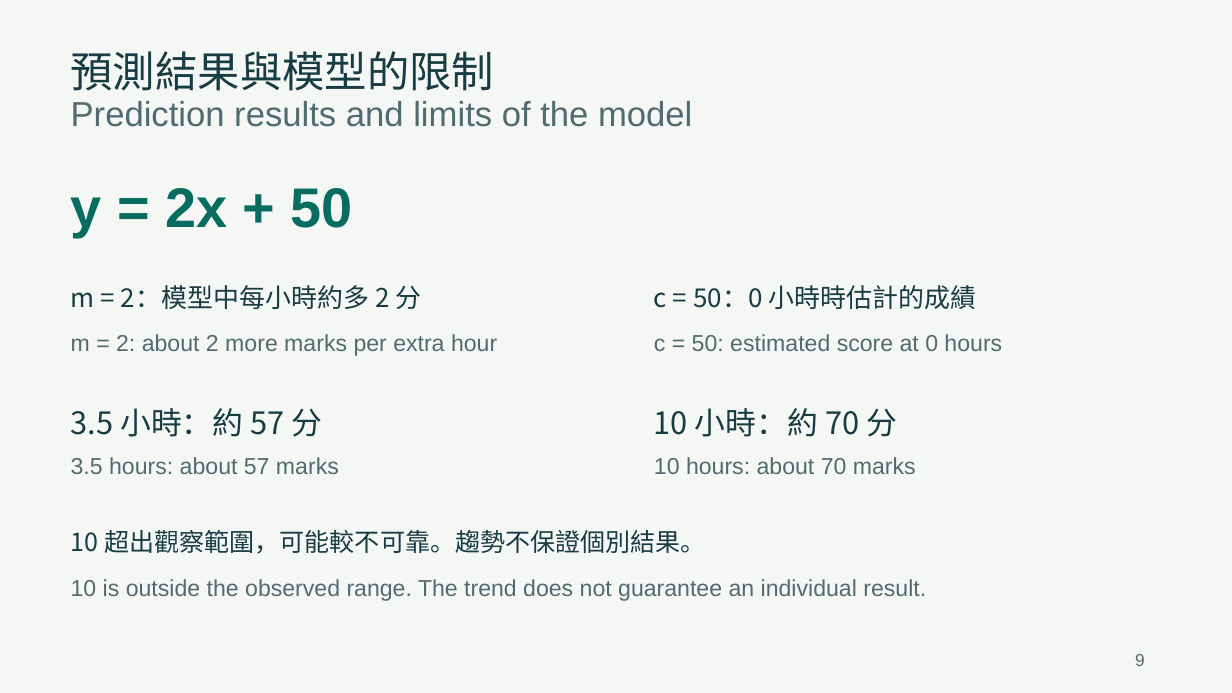
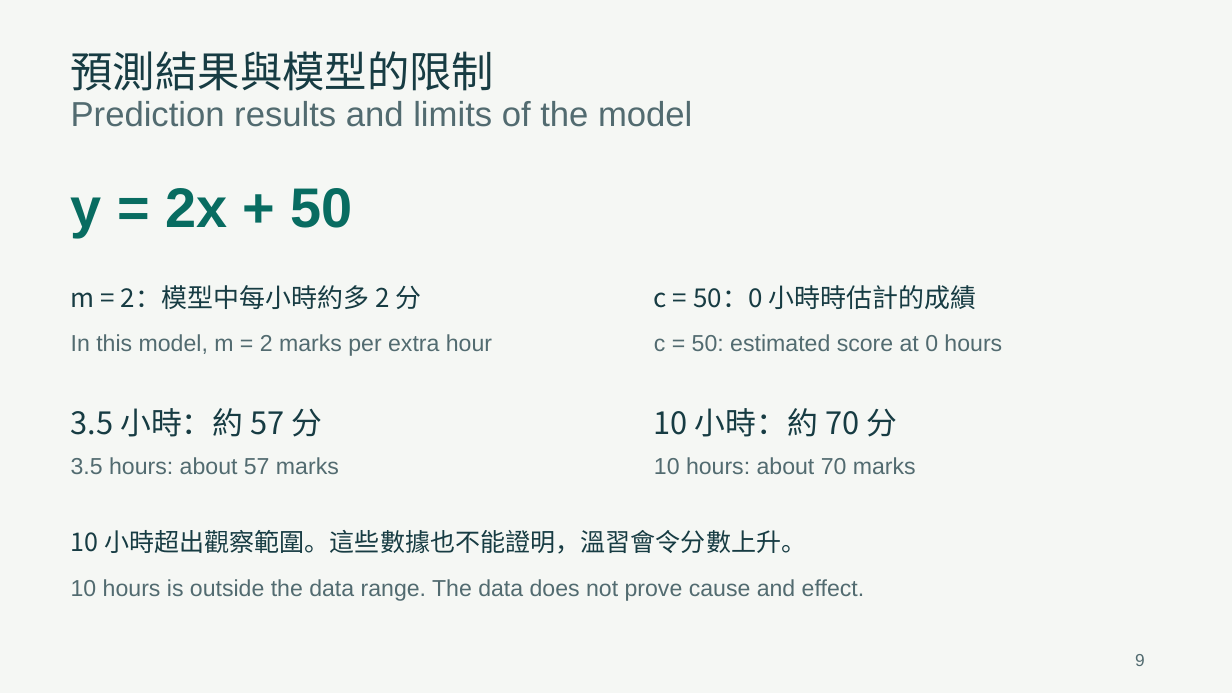
Before and after one commit to GordanY/f2-linear-regression, a slide deck: slide 9 of teacher-slides.pptx. Drawn at 1232x693 pixels with LibreOffice and Linux fonts; fonts in the diff are those of the drawing. Boxes give left, top, right and bottom in pixels: in the first picture for what was removed or moved away, otherwise in the second. Text is boxed around its words. In the diff, an @@ line names an element or a change of style, - is before the commit and + after.

Commit message:
Apply Astra pedagogical review and reveal model after student prediction

```diff
--- a/teacher-slides.pptx
+++ b/teacher-slides.pptx
@@ text at (x1=71, y1=334, x2=492, y2=356): text changed @@
-m = 2: about 2 more marks per extra hour
+In this model, m = 2 marks per extra hour
@@ text at (x1=71, y1=530, x2=806, y2=554): text changed @@
-10 超出觀察範圍，可能較不可靠。趨勢不保證個別結果。
+10 小時超出觀察範圍。這些數據也不能證明，溫習會令分數上升。
@@ text at (x1=71, y1=579, x2=864, y2=601): text changed @@
-10 is outside the observed range. The trend does not guarantee an individual result.
+10 hours is outside the data range. The data does not prove cause and effect.
```
Also in this commit, not shown: 1 other slide changed, 4 other files.
